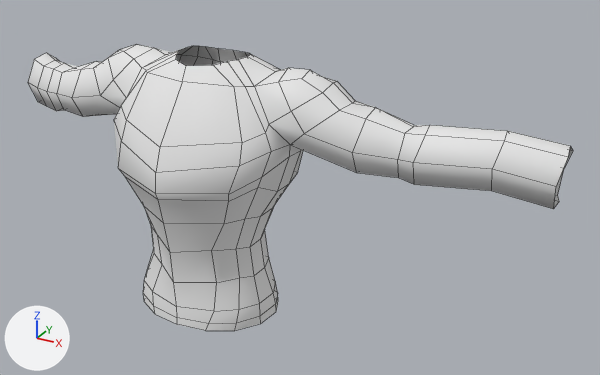
A saved change to the FBX model Assets/Models/shirt.fbx.
Camera for both pictures: a camera (50 mm lens) standing at (1.132, -1.516, 2.313) and looking at (0.189, 0.198, 1.456). Every picture has the same lights, and +X, +Y and +Z are marked at lower left. Mesh edges are drawn as thin lines. Where no turn or scale is listed for an object, it has been applied to the vertices.

Objects in the first picture: 'Gambeson'.
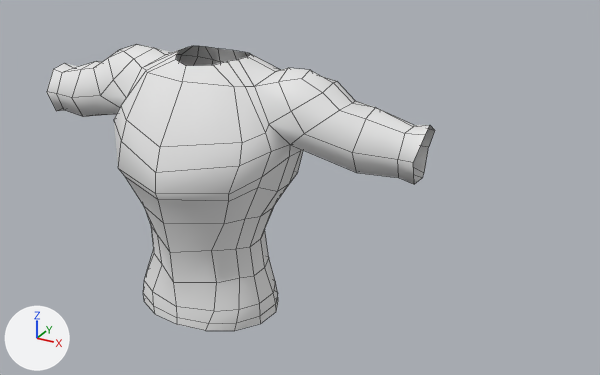
Where the change shows, as pixel boxes [x1, y1, x2, y2] in the pictures (600 x 375 px):
'Gambeson', reshaped (29% narrower)
    before: [28, 44, 573, 331]
    after: [47, 44, 435, 331]
part 1 of me_circle_001, deleted
    before: [413, 125, 573, 209]
part 2 of me_circle_001, deleted
    before: [28, 53, 64, 111]

The change, as a list of edits to the scene's bpy script:
```text
Change me_circle_001:
    used by ob_gambeson; location = (0.0, 0.0, 0.0)
    remove me_circle_001.from_pydata(...)  # 314 vertices, 291 faces; spans x -0.78..0.84, y -0.14..0.38, z 1.13..1.8
    add me_circle_001.from_pydata(...)  # 282 vertices, 259 faces; spans x -0.55..0.55, y -0.14..0.2, z 1.13..1.8
    me_circle_001 part 1
    16 vertices are removed from x 0.69..0.84, y 0.1..0.26, z 1.55..1.71
    16 faces are deleted
    me_circle_001 part 2
    16 vertices are removed from x -0.78..-0.64, y 0.16..0.38, z 1.51..1.67
    16 faces are deleted
```
